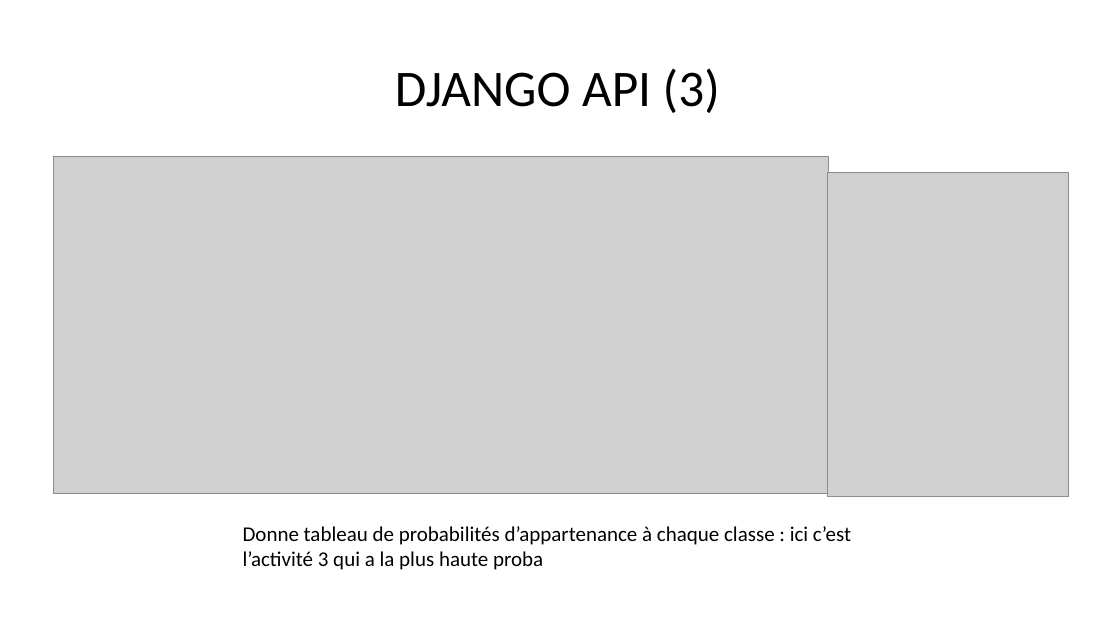
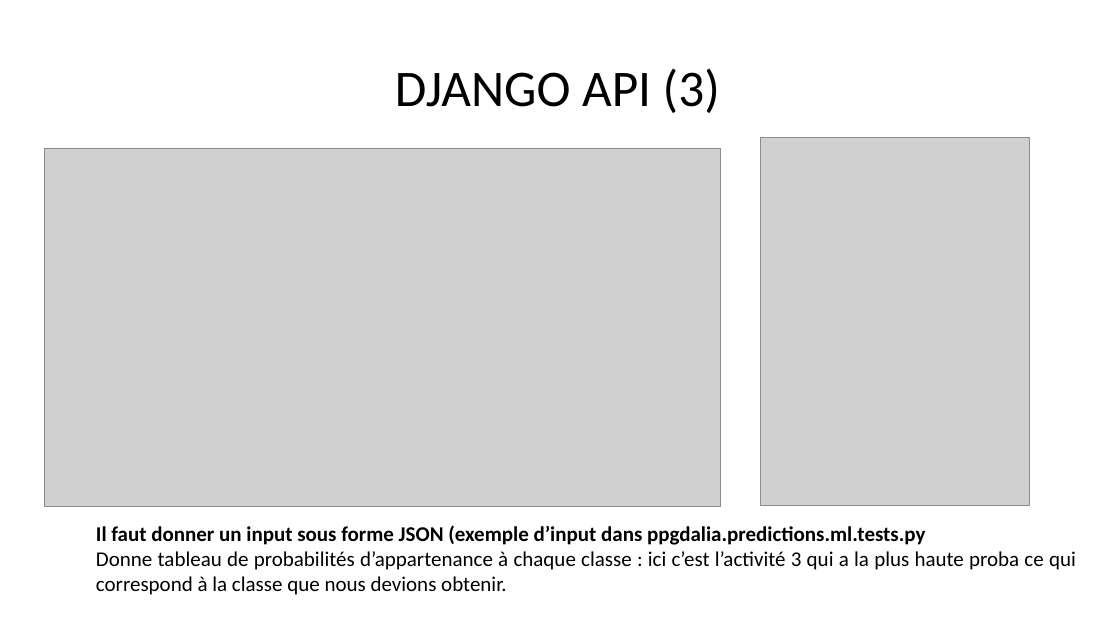
Before and after one commit to dracoeau/projet_python_ppgdalia, a slide deck: slide 15 of Presentation_Projet.pptx (slide 13 before the commit). Drawn at 1120x630 pixels with LibreOffice and Linux fonts; fonts in the diff are those of the drawing; grey boxes stand for pictures. Boxes give left, top, right and bottom in pixels: in the first picture for what was removed or moved away, otherwise in the second. Text is boxed around its words. In the diff, an @@ line names an element or a change of style, - is before the commit and + after.

```diff
--- a/Presentation_Projet.pptx
+++ b/Presentation_Projet.pptx
@@ picture: place and size @@
-picture at bbox=[53, 157, 829, 494]
+picture at bbox=[45, 149, 720, 507]
@@ picture: place and size @@
-picture at bbox=[828, 173, 1069, 497]
+picture at bbox=[760, 138, 1029, 506]
@@ text at bbox=[96, 525, 1076, 595]: text changed @@
-Donne tableau de probabilités d’appartenance à chaque classe : ici c’est l’activité 3 qui a la plus haute proba
+Il faut donner un input sous forme JSON (exemple d’input dans ppgdalia.predictions.ml.tests.py
+Donne tableau de probabilités d’appartenance à chaque classe : ici c’est l’activité 3 qui a la plus haute proba ce qui correspond à la classe que nous devions obtenir.
```
Also in this commit, not shown: 2 other slides changed, 2 slides added, 7 other files.
